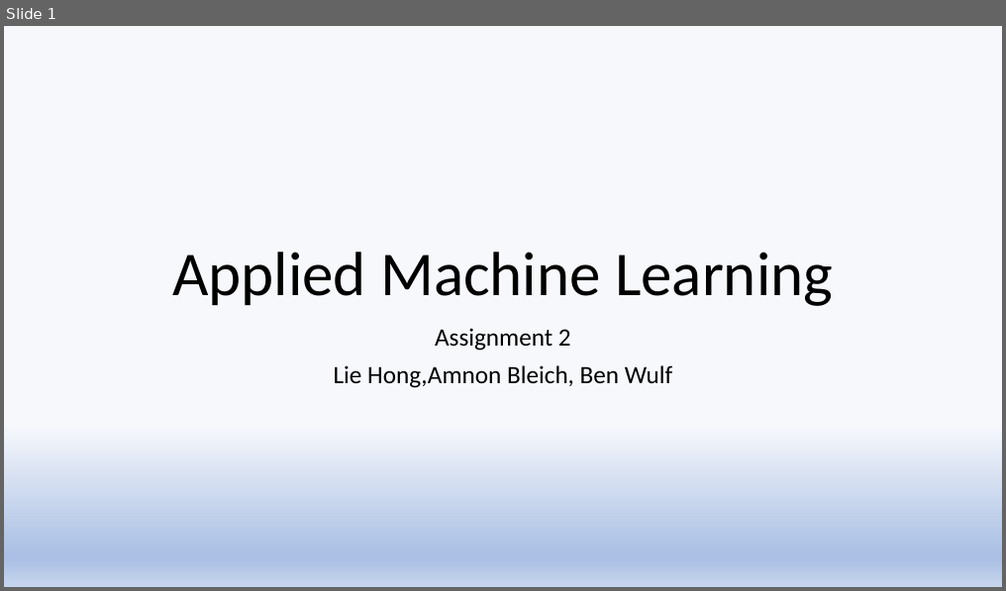
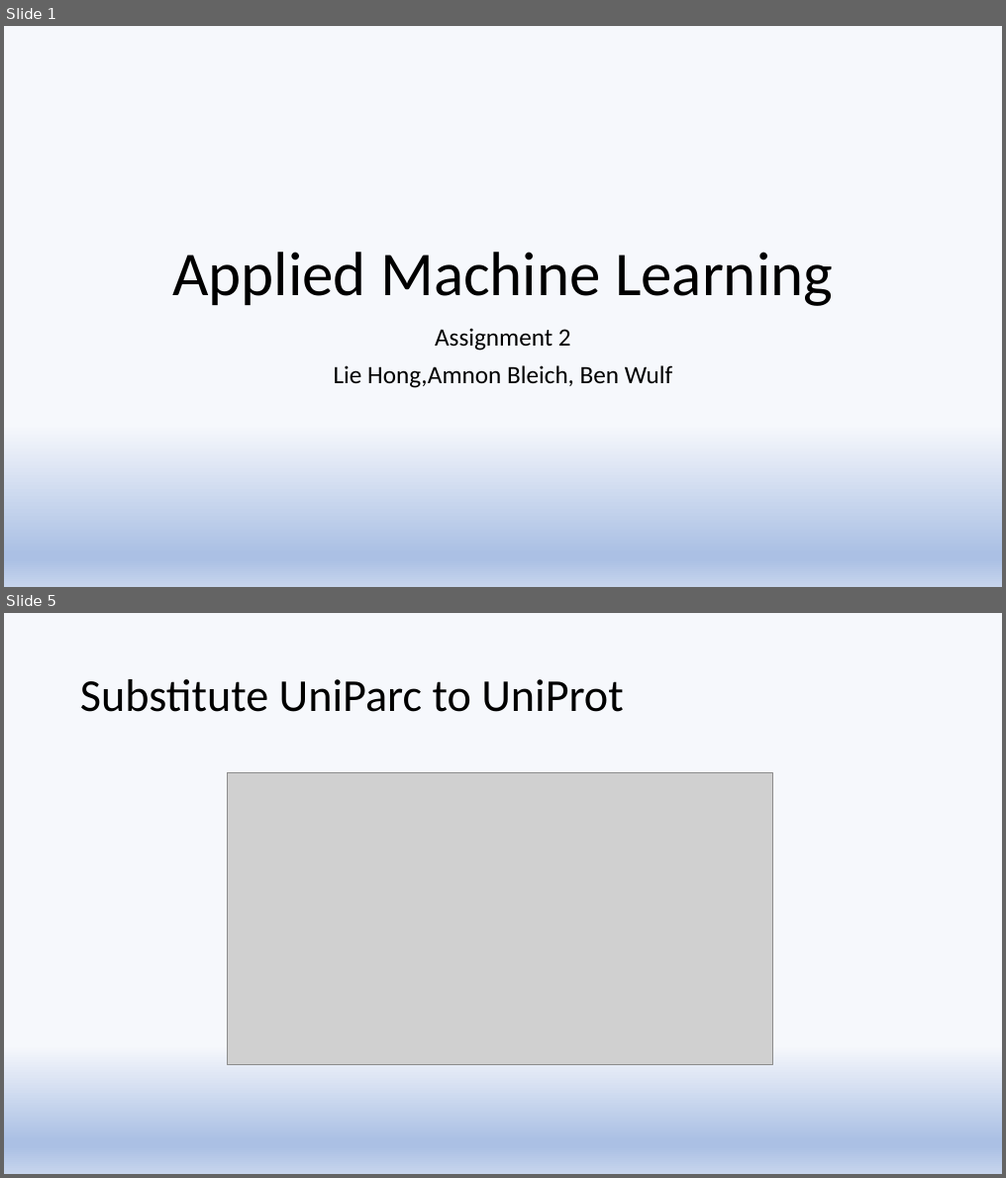
Before and after one commit to amnonbleich/AML, a slide deck: task_02/aml-ex2.pptx. Shown one above the other, each under a label of ours: slide 1 before the commit, slides 1 and 5 after it; the slides between them are not shown. The pictures are 1006x591 and 1006x1178 pixels, drawn with LibreOffice and Linux fonts; fonts in the diff are those of the drawing; grey boxes stand for pictures. Boxes give left, top, right and bottom in pixels: in the first picture for what was removed or moved away, otherwise in the second. Text is boxed around its words. In the diff, an @@ line names an element or a change of style, - is before the commit and + after.

```diff
--- a/task_02/aml-ex2.pptx
+++ b/task_02/aml-ex2.pptx
@@ slide 5 added at [4, 613, 1002, 1174], background gradient #F6F8FC to #ABC0E4 to #C7D5ED @@
@@ title added at [80, 679, 623, 712], 44 pt, text #000000 @@
+Substitute UniParc to UniProt
@@ picture added at [227, 773, 773, 1065] @@
```
Also in this commit, not shown: 2 slides changed, 2 other slides added, 2 slides removed, 3 other files.
